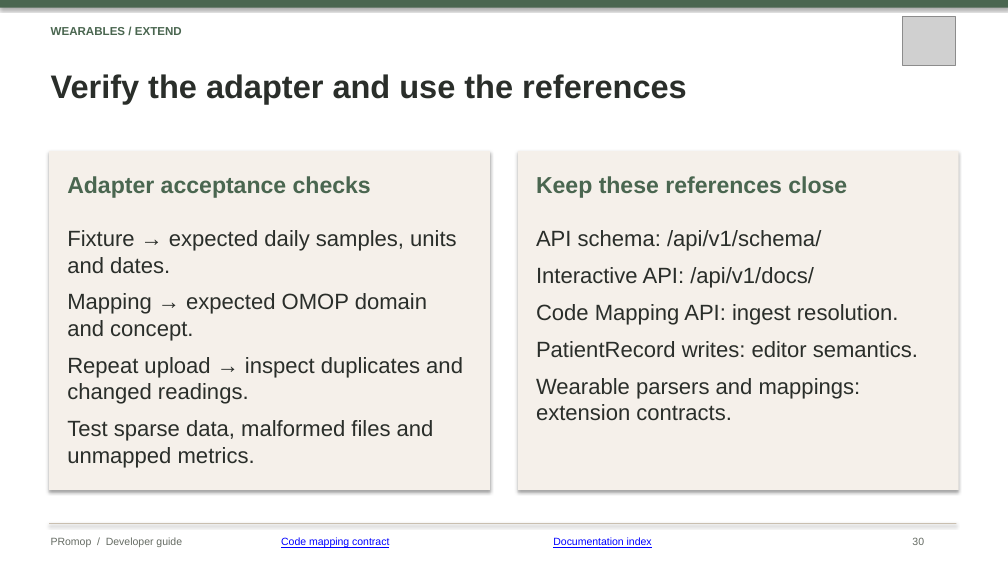
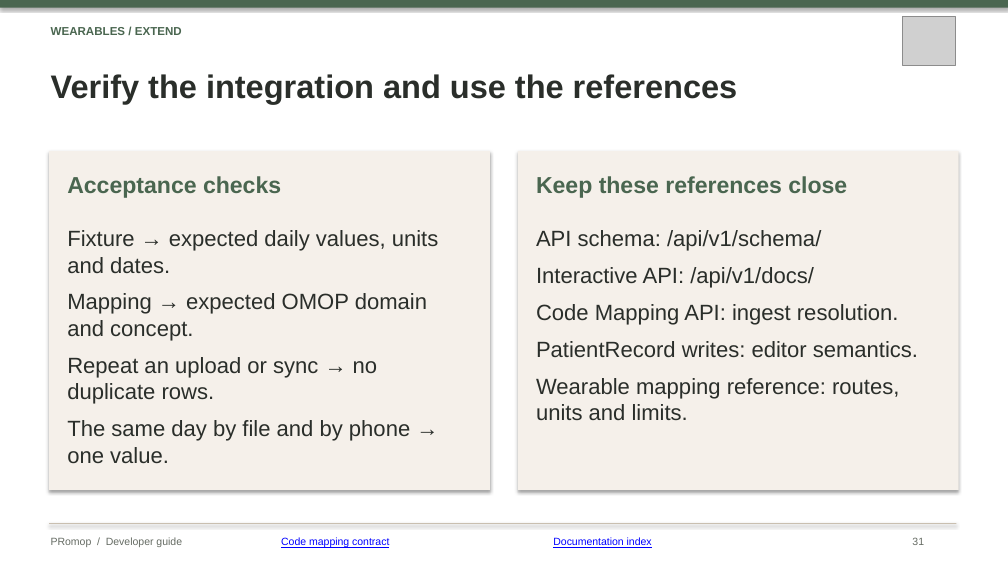
Before and after one commit to healthkey-ai/promop, a slide deck: slide 31 of PRomop_Developer_Guide.pptx (slide 30 before the commit). Drawn at 1008x567 pixels with LibreOffice and Linux fonts; fonts in the diff are those of the drawing; grey boxes stand for pictures. Boxes give left, top, right and bottom in pixels: in the first picture for what was removed or moved away, otherwise in the second. Text is boxed around its words. In the diff, an @@ line names an element or a change of style, - is before the commit and + after.

```diff
--- a/PRomop_Developer_Guide.pptx
+++ b/PRomop_Developer_Guide.pptx
@@ text at bbox=[51, 74, 738, 104]: text changed @@
-Verify the adapter and use the references
+Verify the integration and use the references
@@ text at bbox=[67, 176, 281, 198]: text changed @@
-Adapter acceptance checks
+Acceptance checks
@@ text at bbox=[67, 230, 439, 273]: text changed @@
-Fixture → expected daily samples, units and dates.
+Fixture → expected daily values, units and dates.
@@ text at bbox=[67, 357, 410, 463]: text changed @@
-Repeat upload → inspect duplicates and changed readings.
-Test sparse data, malformed files and unmapped metrics.
+Repeat an upload or sync → no duplicate rows.
+The same day by file and by phone → one value.
@@ text at bbox=[536, 378, 899, 420]: text changed @@
-Wearable parsers and mappings: extension contracts.
+Wearable mapping reference: routes, units and limits.
@@ text at bbox=[912, 537, 924, 545]: text changed @@
-30
+31
```
Also in this commit, not shown: 8 other slides changed, 2 slides added, 1 slide removed, 1 other file.
